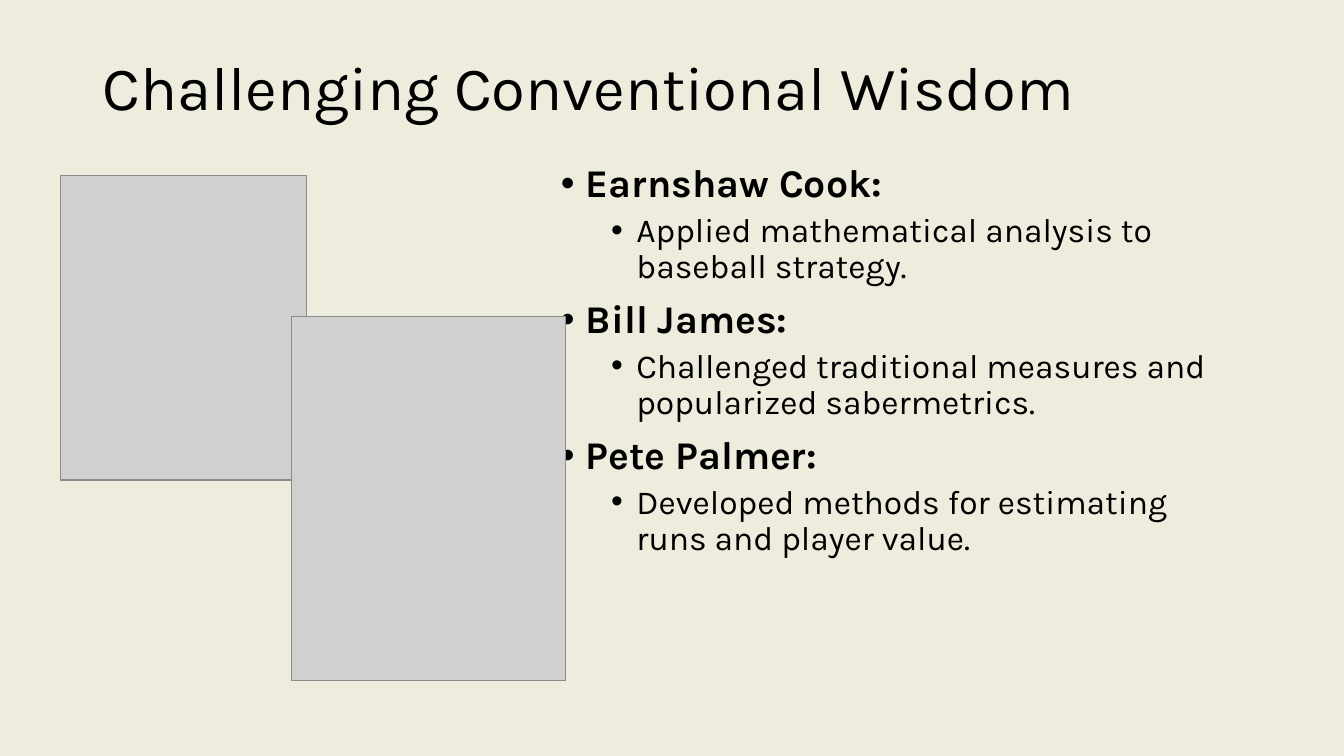
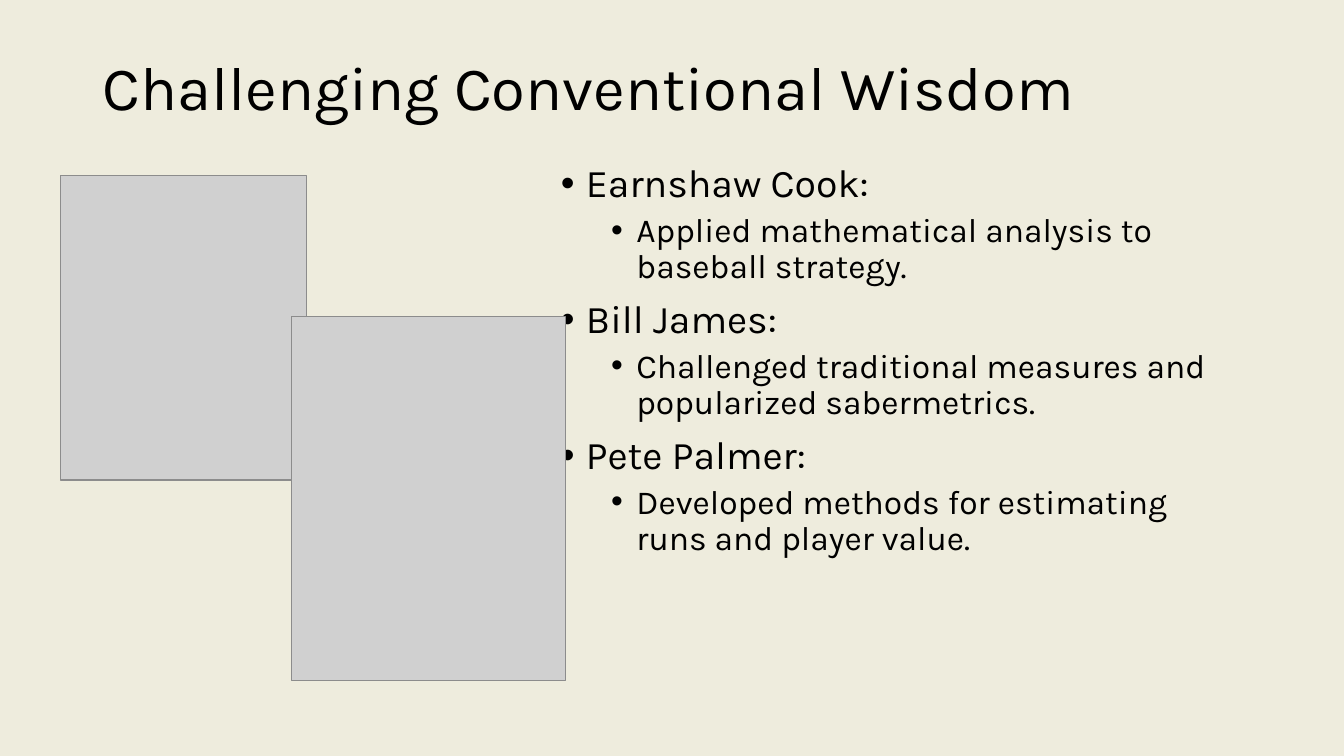
Before and after one commit to onishisaryu/HES-3000-Sports-Data-Analytics, a slide deck: slide 8 of pptx/Lecture1.pptx (slide 9 before the commit). Drawn at 1344x756 pixels with LibreOffice and Linux fonts; fonts in the diff are those of the drawing; grey boxes stand for pictures. Boxes give left, top, right and bottom in pixels: in the first picture for what was removed or moved away, otherwise in the second. Text is boxed around its words. In the diff, an @@ line names an element or a change of style, - is before the commit and + after.

```diff
--- a/pptx/Lecture1.pptx
+++ b/pptx/Lecture1.pptx
@@ text at <box>586,170,869,470</box>: bold off in "Earnshaw Cook:", "Bill James:", "Pete Palmer:" @@
```
Also in this commit, not shown: 10 other slides changed, 2 other files.
